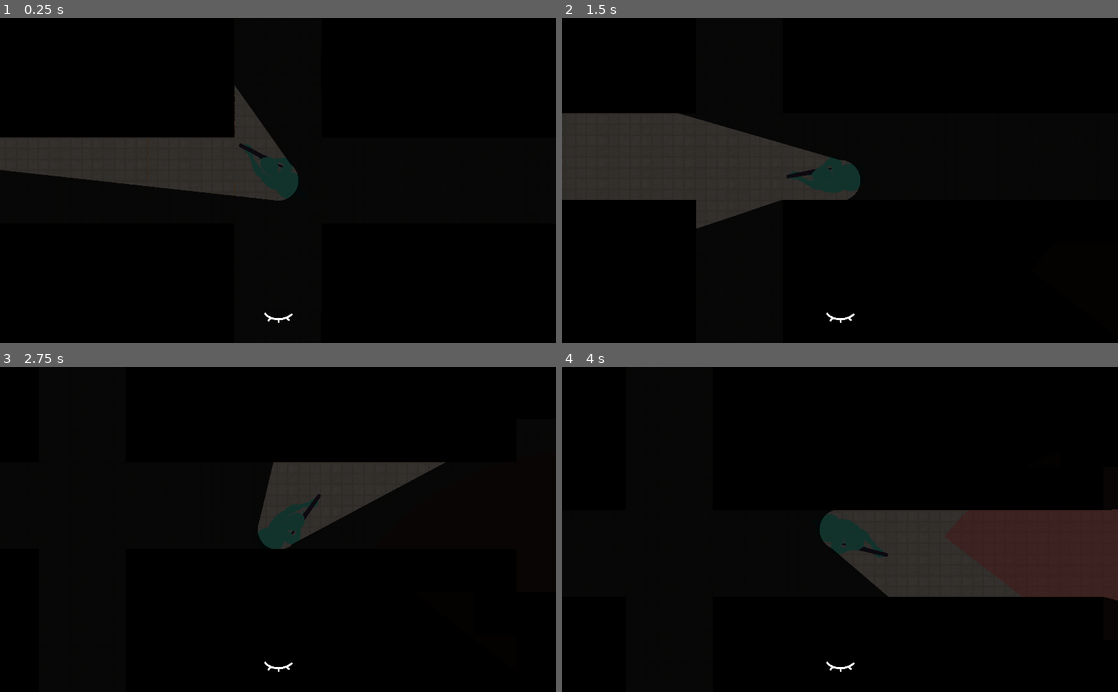
Above: before the commit, frames 1-4 (two rows, left to right).
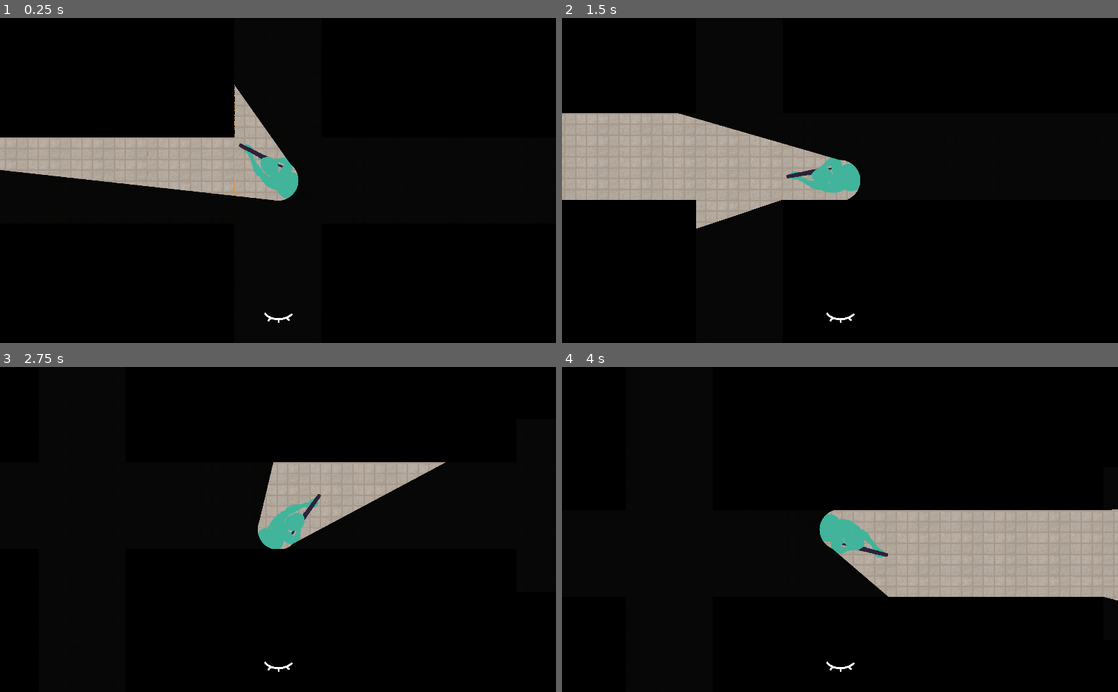
Above: after the commit, the same moments.

Repository: ZeeHatcher/project-vlastos
Game: Godot game, scene res://scenes/main.tscn
The game is run twice, just before and just after one commit, with the same random seed, the same clock (stepped at 60 frames per second) and the same inputs.
Inputs (mouse positions are in pixels of both pictures, inside the frame that each line leads up to):
- Up to frame 1 (0.25 s): no input
- Up to frame 2 (1.5 s): tap Enter at 0.5 s; move the mouse to (962, 164) at 0.52 s; press the mouse at (962, 164) at 0.53 s; hold D (right) 0.53-1.28 s; move the mouse to (728, 196) at 1.27 s; release the mouse at (728, 196) at 1.28 s; hold S (down) from 1.28 s (still down); click (728, 196) at 1.35 s
- Up to frame 3 (2.75 s): tap Space at 2 s; move the mouse to (333, 458) at 2.02 s; release S (down) at 2.03 s; press the mouse at (333, 458) at 2.03 s; hold D (right) from 2.03 s (still down)
- Up to frame 4 (4 s): move the mouse to (812, 594) at 2.77 s; release D (right) at 2.78 s; release the mouse at (812, 594) at 2.78 s; hold W (up) 2.78-3.53 s; click (812, 594) at 2.85 s; move the mouse to (1006, 578) at 3.52 s; press the mouse at (1006, 578) at 3.53 s; hold A (left) from 3.53 s (still down)

The runs differ from the first frame. In frame 1, 8.3% of the frame differs, in the area x 0-54%, y 20-57%; in frame 2, 12%; in frame 3, 4.8%; in frame 4, 13%, in the area x 46-100%, y 43-72%.

Commit message:
fixed some code with vision

Diff:
--- a/entities/enemy/enemy.tscn
+++ b/entities/enemy/enemy.tscn
@@ -77,7 +77,6 @@
 [node name="Enemy" type="KinematicBody2D" groups=["Enemy"]]
 collision_layer = 2
 script = ExtResource( 1 )
-detection_range = 1000
 
 [node name="Vision" type="Node2D" parent="."]
 modulate = Color( 1, 0.219608, 0.219608, 0.403922 )
--- a/entities/enemy/vision.gd
+++ b/entities/enemy/vision.gd
@@ -3,34 +3,20 @@
 
 
 func _draw():
-	# Set the center and radius of the semicircle
 	var center = Vector2()
 	var radius = owner.detection_range
-
-	# Set the start and end angles of the semicircle
 	var start_angle = deg2rad(-45)
 	var end_angle = deg2rad(45)
-
-	# Set the number of line segments to use when drawing the arc
 	var num_segments = 16.0
-
-	# Set the color of the arc and its fill
 	var color = Color(1, 1, 1)
 	var fill_color = Color(1, 1, 1, 1)
 
-	# Create a list of points that define the semicircle
 	var points = []
 	for i in range(num_segments + 1):
 		var angle = lerp(start_angle, end_angle, i / num_segments)
-		print(angle)
 		points.append(center + Vector2(cos(angle), sin(angle)) * radius)
 
-	# Add the center point to the list of points
 	points.append(center)
 
-	# Draw the filled semicircle
 	draw_colored_polygon(points, fill_color)
 	draw_arc(center, radius, start_angle, end_angle, radius / num_segments, color)
-
-	for p in points:
-		draw_circle(p, 1, fill_color)
--- a/entities/player/player.tscn
+++ b/entities/player/player.tscn
@@ -117,7 +117,6 @@
 
 [node name="Light" type="Light2D" parent="."]
 texture = ExtResource( 4 )
-energy = 0.5
 shadow_enabled = true
 
 [node name="Mask" type="Light2D" parent="."]
--- a/scenes/main.tscn
+++ b/scenes/main.tscn
@@ -111,7 +111,6 @@
 
 [node name="Enemy" parent="Enemies" instance=ExtResource( 2 )]
 position = Vector2( -2303, 2009 )
-detection_range = 200
 
 [node name="Enemy2" parent="Enemies" instance=ExtResource( 2 )]
 position = Vector2( 1903, 4149 )
